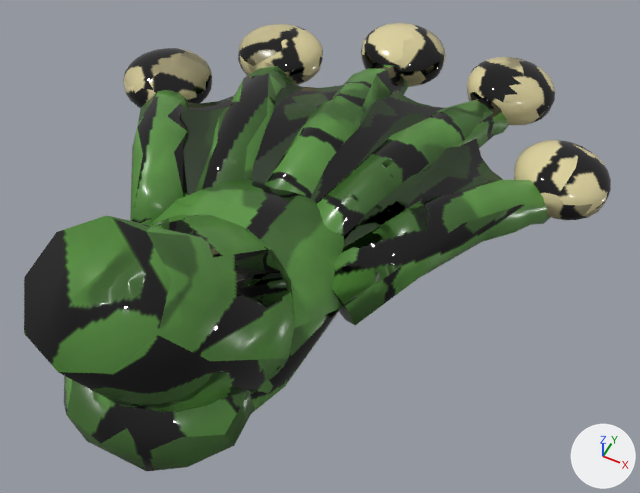
A saved change to the glTF model assets/export/cpart_foot_frog.glb.
One viewpoint serves both versions: a 50 mm camera at (0.0582, -0.0733, 0.1297) aimed at (0.0107, 0.0219, 0.0108). The lights are fixed; the arrows at lower right show +X, +Y and +Z. The first picture is the older version. Where no turn or scale is listed for an object, it has been applied to the vertices. Vertices at exactly the same position are counted once.

The scene before the commit, as lines of its bpy script (objects in view):
```python
me_footfrog_mesh = bpy.data.meshes.new('FootFrog_mesh')
me_footfrog_mesh.from_pydata(...)  # 369 vertices, 670 faces; spans x -0.0442..0.0458, y -0.0314..0.0825, z 0.0..0.045
me_footfrog_mesh.materials.append(mat_m_footfrogskin)
me_pads_mesh = bpy.data.meshes.new('Pads_mesh')
me_pads_mesh.from_pydata(...)  # 810 vertices, 1600 faces; spans x -0.0522..0.0536, y 0.0442..0.0945, z 0.0021..0.0131
me_pads_mesh.materials.append(mat_m_footfrogpad)
me_web_mesh = bpy.data.meshes.new('Web_mesh')
me_web_mesh.from_pydata(...)  # 106 vertices, 101 faces; spans x -0.0375..0.0388, y 0.014..0.0736, z 0.0058..0.0154
me_web_mesh.materials.append(mat_m_footfrogweb)
ob_footfrog = bpy.data.objects.new('FootFrog', me_footfrog_mesh)
ob_footfrog.location = (0.0, 0.0, 0.0)
ob_pads = bpy.data.objects.new('Pads', me_pads_mesh)
ob_pads.location = (0.0, 0.0, 0.0)
ob_web = bpy.data.objects.new('Web', me_web_mesh)
ob_web.location = (0.0, 0.0, 0.0)
```
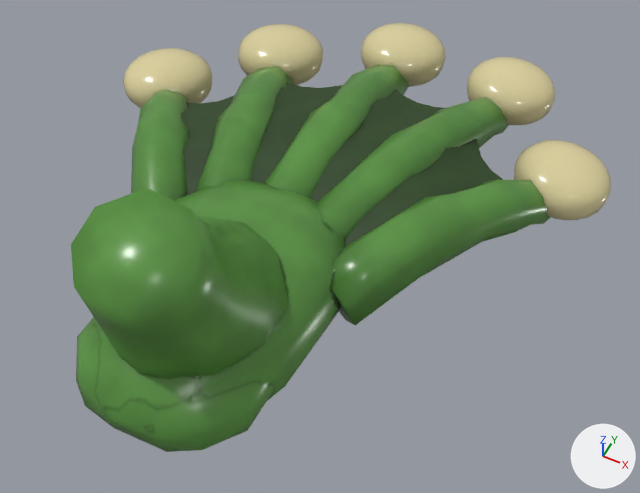
Changed parts and their boxes (x1, y1, x2, y2) in the pictures (640 x 493 px):
'FootFrog', reshaped (9% narrower): before (24, 65, 551, 471); after (71, 65, 551, 452)
part 1 of me_footfrog_mesh, rebuilt (19% narrower): before (24, 215, 296, 413); after (71, 188, 290, 379)
part 2 of me_footfrog_mesh, rebuilt: before (64, 376, 254, 471); after (76, 318, 274, 452)
part 3 of me_footfrog_mesh, surface changed (lighter): before (130, 65, 551, 414); after (92, 65, 551, 433)
part 4 of me_pads_mesh, surface changed (lighter): (123, 24, 611, 220) in both
part 5 of me_web_mesh, surface changed: (181, 82, 501, 246) in both

Diff of the bpy script that builds the scene:
```diff
--- a/assets/export/cpart_foot_frog.glb.py
+++ b/assets/export/cpart_foot_frog.glb.py
@@ me_footfrog_mesh @@
 # used by ob_footfrog; location = (0.0, 0.0, 0.0)
-me_footfrog_mesh.from_pydata(...)  # 369 vertices, 670 faces; spans x -0.0442..0.0458, y -0.0314..0.0825, z 0.0..0.045
+me_footfrog_mesh.from_pydata(...)  # 363 vertices, 660 faces; spans x -0.0442..0.0458, y -0.024..0.0825, z 0.0..0.0424
+# me_footfrog_mesh part 1: the loose piece of 54 vertices spanning x -0.0175..0.0175, y -0.0314..0.011, z 0.0..0.045 is rebuilt with 45 vertices and now spans x -0.0151..0.0151, y -0.0215..0.0138, z 0.0..0.0424
+# me_footfrog_mesh part 2: the loose piece of 49 vertices spanning x -0.0158..0.0158, y -0.028..0.0, z 0.0001..0.0169 is rebuilt with 51 vertices and now spans x -0.017..0.017, y -0.024..0.008, z 0.0001..0.0169
+# me_footfrog_mesh part 3: 481 kept faces spanning x -0.0442..0.0458, y -0.024..0.0825, z 0.0001..0.0194 get new texture (UV) coordinates
+# other edits to the shape of me_footfrog_mesh do not show in these pictures
 me_footfrog_mesh.materials.append(mat_m_footfrogskin)
@@ me_pads_mesh @@
 me_pads_mesh.from_pydata(...)  # 810 vertices, 1600 faces; spans x -0.0522..0.0536, y 0.0442..0.0945, z 0.0021..0.0131
 # used by ob_pads; location = (0.0, 0.0, 0.0)
+# me_pads_mesh part 4: texture (UV) coordinates of 1600 of 1600 faces, centred in x -0.052..0.0536, y 0.0444..0.0942, z 0.0022..0.013, changed; they spanned u 0.01..0.98, v 0.01..0.98 and now span u 0.01..0.97, v 0.01..0.98
 me_pads_mesh.materials.append(mat_m_footfrogpad)
@@ me_web_mesh @@
 me_web_mesh.from_pydata(...)  # 106 vertices, 101 faces; spans x -0.0375..0.0388, y 0.014..0.0736, z 0.0058..0.0154
 # used by ob_web; location = (0.0, 0.0, 0.0)
+# me_web_mesh part 5: texture (UV) coordinates of 101 of 101 faces, centred in x -0.0346..0.0329, y 0.0183..0.0686, z 0.0071..0.0151, changed; they spanned u 0.01..0.73, v 0.01..0.69 and now span u 0.01..0.75, v 0.01..0.6
 me_web_mesh.materials.append(mat_m_footfrogweb)
```
